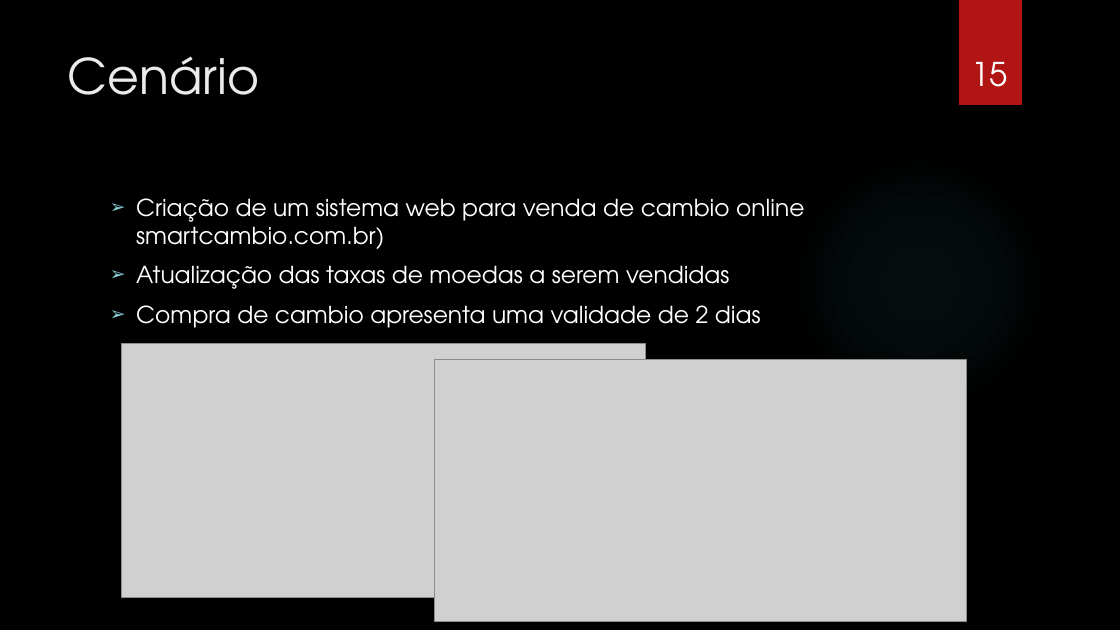
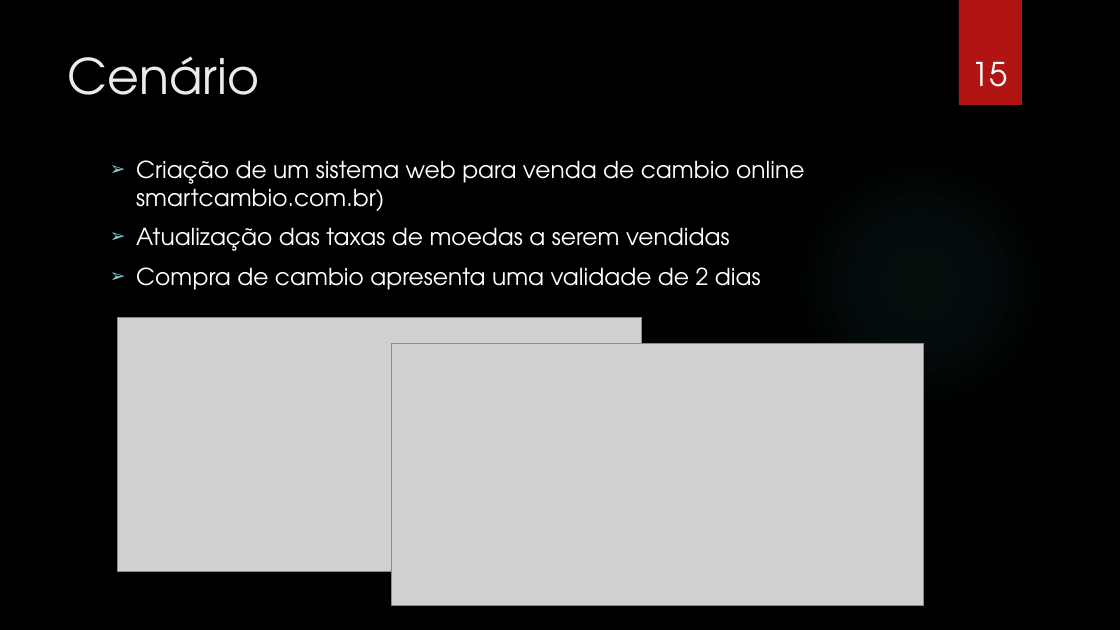
Before and after one commit to gorobaum/t2bd, a slide deck: slide 15 of apresentacao.pptx. Drawn at 1120x630 pixels with LibreOffice and Linux fonts; fonts in the diff are those of the drawing; grey boxes stand for pictures; background and template pictures are left out. Boxes give left, top, right and bottom in pixels: in the first picture for what was removed or moved away, otherwise in the second. Text is boxed around its words. In the diff, an @@ line names an element or a change of style, - is before the commit and + after.

```diff
--- a/apresentacao.pptx
+++ b/apresentacao.pptx
@@ text "Criação de um sistema web ...": place and size @@
-text "Criação de um sistema web ..." at bbox=[136, 198, 804, 328]
+text "Criação de um sistema web ..." at bbox=[136, 160, 804, 290]
@@ picture: place and size @@
-picture at bbox=[122, 344, 645, 598]
+picture at bbox=[118, 318, 641, 572]
@@ picture: place and size @@
-picture at bbox=[434, 360, 966, 622]
+picture at bbox=[392, 344, 924, 606]
```
Also in this commit, not shown: 7 other slides changed.
